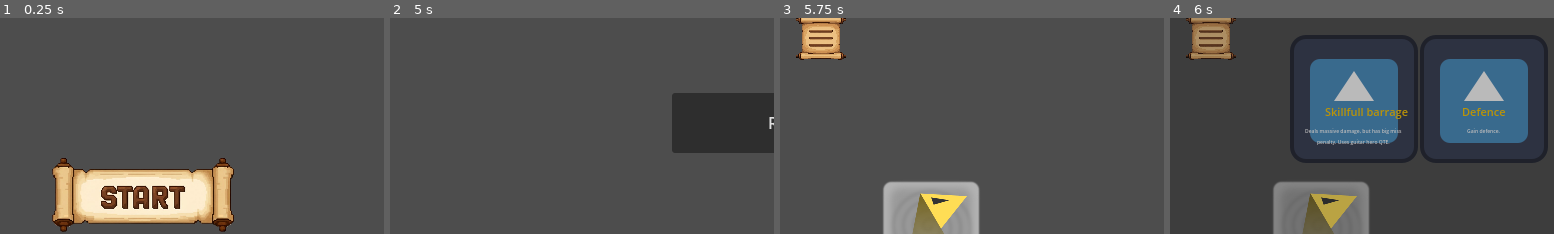
Above: before the commit, frames 1-4 (left to right).
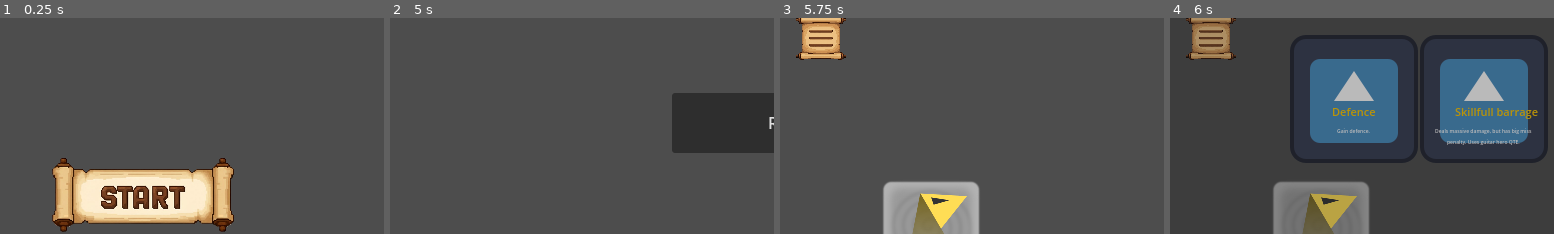
Above: after the commit, the same moments.

Repository: Frishkan/Reflex
Game: Godot game, scene res://scenes/start_screen.tscn
The game is run twice, just before and just after one commit, with the same random seed, the same clock (stepped at 60 frames per second) and the same inputs. The engine's default icon, where the game draws it, is replaced by a stand-in: a white triangle on a blue panel in a dark square.
Inputs (mouse positions are % of the whole screen's width and height, from its top left):
- Up to frame 1 (0.25 s): no input
- Up to frame 2 (5 s): click (19, 46) at 0.5 s; click (12, 20) at 1.25 s; click (86, 81) at 2 s; move the mouse to (5, 78) at 2.77 s; hold A (a) 2.78-3.53 s; click (5, 78) at 2.92 s; tap D (d) at 3.05, 3.6 s; tap Enter at 3.5 s; move the mouse to (19, 79) at 3.52 s; click (19, 79) at 3.67 s; tap F (f) at 3.8 s; click (5, 10) at 4.25 s
- Up to frame 3 (5.75 s): click "Return" at 5 s
- Up to frame 4 (6 s): click (8, 91) at 5.75 s
The pictures show only the part of the screen within x 0-50%, y 5-55%; the shares and areas given below are measured in that part.

Frames 1-3 are identical in both runs. In frame 4, 1.8% of the frame differs, in the area x 35-96%, y 41-59%.

Commit message:
fixed deck bug that lasted over 3 months, just had to delete 1 more handcard object, still cleaning up the code

Diff:
--- a/scripts/Singleton.gd
+++ b/scripts/Singleton.gd
@@ -12,7 +12,7 @@
 var cards_count_in_hand_per_draw : int
 var character : int
 
-var run_gold : int
+var run_gold : int = 0
 var run_exp : int
 
 var run_rooms : int
--- a/scripts/deck_cards.gd
+++ b/scripts/deck_cards.gd
@@ -4,20 +4,24 @@
 var scroll_speed = 20
 var height : int
 var offset_bottom := 0
+var card_sizes : Array = [130, 194] ## [width, height]
 
-func cards_grid_initiate(deck_type : int) : ## a bug happening here (1 card spawns to the side, it shouldn't even exist)
-	for cards in Singleton.deck[deck_type].size() :
+func cards_grid_initiate(deck_type : int) :
+	var index := 0
+	for card in Singleton.deck[deck_type] :
 		var new_card = HAND_CARD.instantiate() as Control
 		self.add_child(new_card)
 		new_card.is_usable_in_hand = false
-		new_card.sprite_2d.texture = CardsLibrary.ICONS[Singleton.deck[deck_type][cards - 1][0]][0]
-		new_card.name_label.text = CardsLibrary.ICONS[Singleton.deck[deck_type][cards - 1][0]][2]
-		new_card.short_desc.text = CardsLibrary.ICONS[Singleton.deck[deck_type][cards - 1][0]][3] ## long desc
+		new_card.sprite_2d.texture = CardsLibrary.ICONS[card[0]][0]
+		new_card.name_label.text = CardsLibrary.ICONS[card[0]][2]
+		new_card.short_desc.text = CardsLibrary.ICONS[card[0]][3] ## long desc
 		new_card.short_desc.label_settings.font_size = 5
-		new_card.scale = CardsLibrary.ICONS[Singleton.deck[deck_type][cards - 1][0]][1]
-		new_card.hand_card_name = Singleton.deck[deck_type][cards - 1][0]
-		new_card.position = Vector2((cards % 4) * 130 + 124, (cards / 4) * 194 + 10)
-	height = (get_child_count() / 4) * 194
+		new_card.scale = CardsLibrary.ICONS[card[0]][1]
+		new_card.hand_card_name = card[0]
+		new_card.index = index
+		new_card.position = Vector2((index % 4) * card_sizes[0] + 124, (index / 4) * card_sizes[1] + 10)
+		index += 1
+	height = (get_child_count() / 4) * card_sizes[1]
 
 func _input(event: InputEvent) -> void:
 	if event.is_action_pressed("scroll_up") :
--- a/scripts/hand_card.gd
+++ b/scripts/hand_card.gd
@@ -50,7 +50,7 @@
 
 func _on_input_event(event: InputEvent) -> void: ##!!
 	if event.is_action_pressed("left_mouse") && hud.upgrading :
-		pass
+		Singleton.deck[0][index][1] = 1
 	elif event.is_action_pressed("left_mouse") && !qtes.qte_active && is_usable_in_hand:
 		if needs_choosing :
 			await Events.choosed_enemy_index
--- a/scripts/hud.gd
+++ b/scripts/hud.gd
@@ -1,4 +1,12 @@
 extends Node2D
+
+@onready var deck_cards : Node2D = $Deck/DeckCards
+@onready var dark_screen : Panel = $Deck/Panel
+@onready var menu : Node2D = $/root/game/menu
+@onready var hp_bar : TextureProgressBar = $Health/HeroHealthBar
+@onready var hp_num : Label = $Health/HeroHealthNumber
+@onready var def : Sprite2D = $Health/HeroDefence
+@onready var def_num : Label = $Health/HeroDefenceNumber
 
 var upgrading := false
 
@@ -10,33 +18,33 @@
 
 func open_deck(deck_type : int, toggled_on : bool, outer_upgrading : bool) :
 	if toggled_on :
-		$Deck/DeckCards.visible = toggled_on
-		$Deck/Panel.visible = toggled_on
-		$Deck/DeckCards.cards_grid_initiate(deck_type)
 		if outer_upgrading :
 			upgrading = true
+		deck_cards.visible = toggled_on
+		dark_screen.visible = toggled_on
+		deck_cards.cards_grid_initiate(deck_type)
 	else :
-		$Deck/DeckCards.visible = toggled_on
-		$Deck/Panel.visible = toggled_on
-		for card in $Deck/DeckCards.get_child_count() - 1 :
-			$Deck/DeckCards.get_child(card + 1).queue_free()
+		deck_cards.visible = toggled_on
+		dark_screen.visible = toggled_on
+		for card in deck_cards.get_children() :
+			card.queue_free()
 
 func _on_menu_pressed():
 	get_tree().paused = true
 	self.hide()
 	$/root/game/FightScene.hide()
-	$/root/game/menu.show()
+	menu.show()
 
 func update_hero_health() :
-	$Health/HeroHealthBar.max_value = Singleton.hero_max_health
-	$Health/HeroHealthBar.value = Singleton.hero_health
-	$Health/HeroHealthNumber.text = str(Singleton.hero_health) + " / " + str(Singleton.hero_max_health)
+	hp_bar.max_value = Singleton.hero_max_health
+	hp_bar.value = Singleton.hero_health
+	hp_num.text = str(Singleton.hero_health) + " / " + str(Singleton.hero_max_health)
 
 func update_hero_defence() :
 	if Singleton.hero_defence > 0 :
-		$Health/HeroDefence.visible = true
-		$Health/HeroDefenceNumber.text = str(Singleton.hero_defence)
-		$Health/HeroDefenceNumber.visible = true
+		def.visible = true
+		def_num.text = str(Singleton.hero_defence)
+		def_num.visible = true
 	else :
-		$Health/HeroDefence.visible = false
-		$Health/HeroDefenceNumber.visible = false
+		def.visible = false
+		def_num.visible = false
